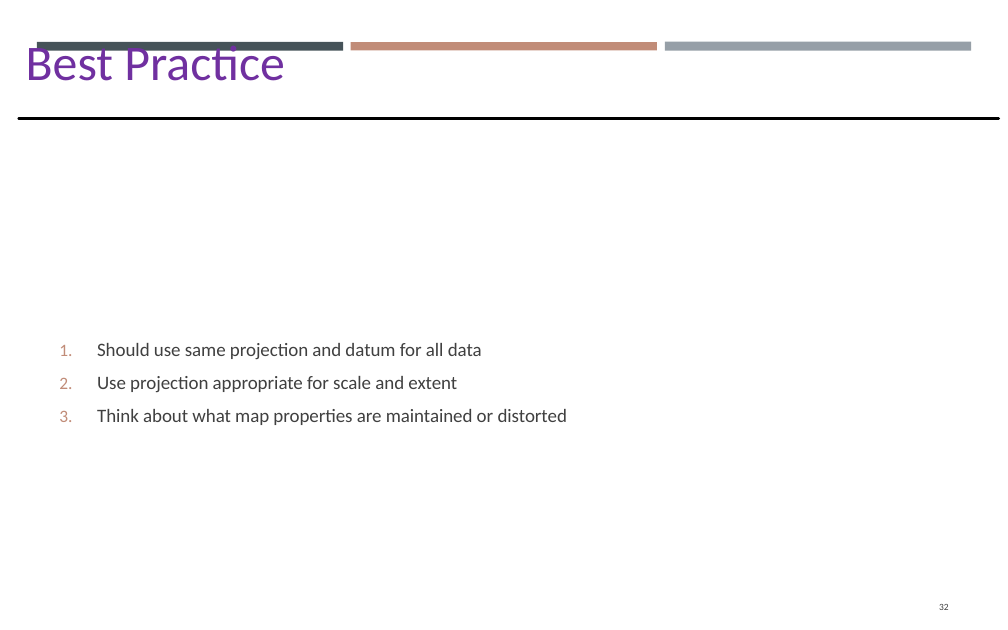
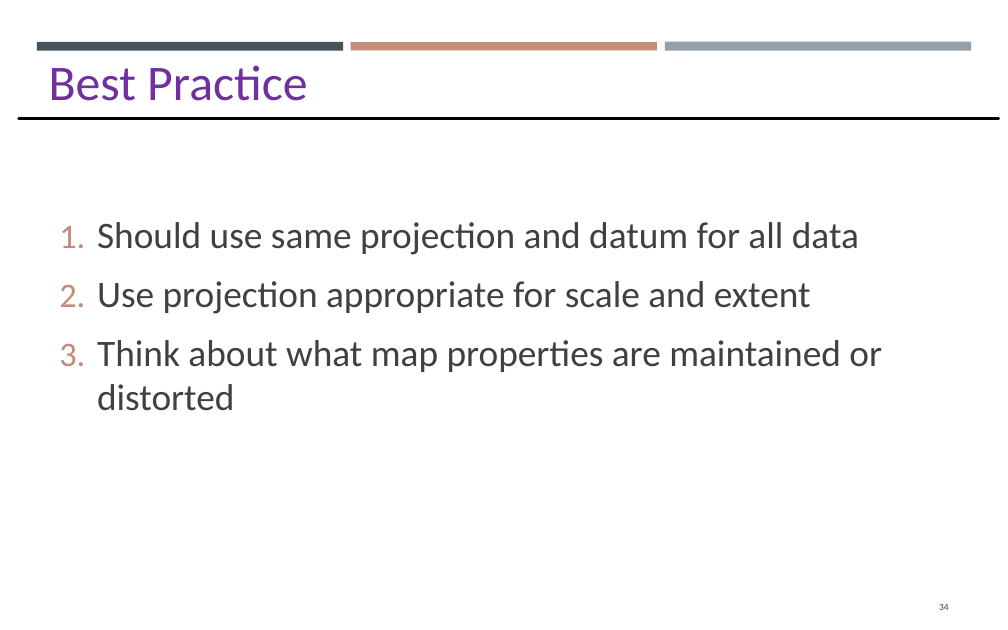
Before and after one commit to gisynw/GIS_I, a slide deck: slide 34 of docs/Lectures/Week03/Lecture02_GEOG2475_Datum_Thursday.pptx (slide 32 before the commit). Drawn at 1008x630 pixels with LibreOffice and Linux fonts; fonts in the diff are those of the drawing. Boxes give left, top, right and bottom in pixels: in the first picture for what was removed or moved away, otherwise in the second. Text is boxed around its words. In the diff, an @@ line names an element or a change of style, - is before the commit and + after.

Commit message:
update projection

```diff
--- a/docs/Lectures/Week03/Lecture02_GEOG2475_Datum_Thursday.pptx
+++ b/docs/Lectures/Week03/Lecture02_GEOG2475_Datum_Thursday.pptx
@@ text "Best Practice": place and size @@
-text "Best Practice" at [26,42,284,81]
+text "Best Practice" at [49,65,307,101]
@@ text "Should use same projection and ...": place and size @@
-text "Should use same projection and ..." at [97,343,567,425]
+text "Should use same projection and ..." at [97,222,882,411]
@@ text "Should use same projection and ..." at [97,222,882,411]: size 12.2 to 24 pt; more space between paragraphs @@
@@ page number at [939,604,949,610]: text changed @@
-32
+34
```
Also in this commit, not shown: 10 other slides changed, 5 slides added, 2 slides removed, 2 other files.
